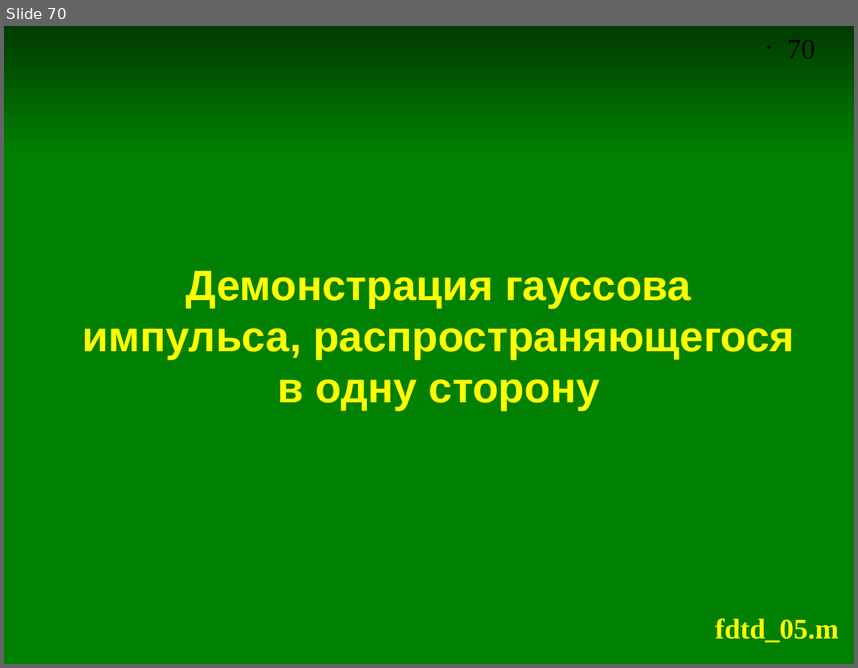
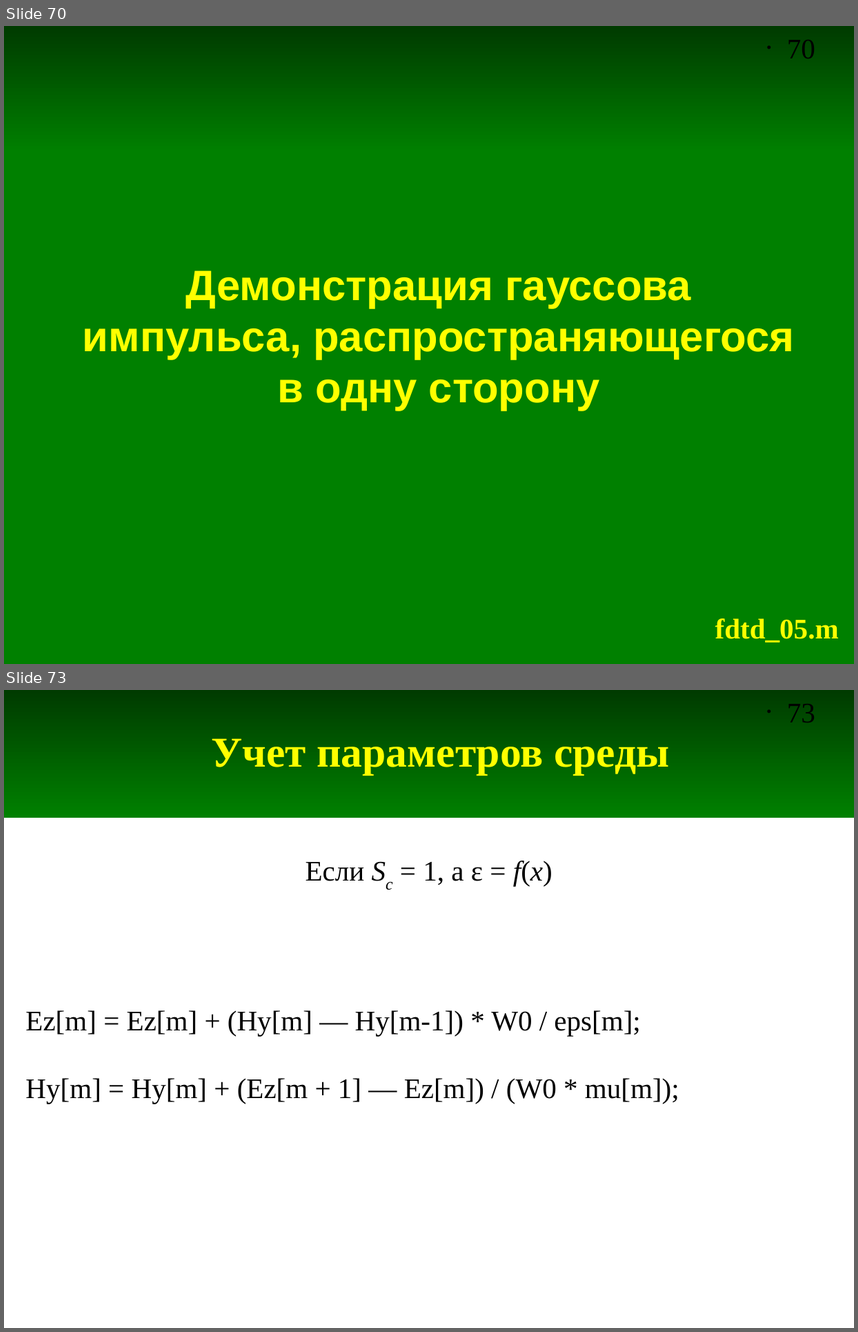
Before and after one commit to andris0147sv/modelling, a slide deck: presentations/2. FDTD.odp. Shown one above the other, each under a label of ours: slide 70 before the commit, slides 70 and 73 after it; the slides between them are not shown. The pictures are 858x668 and 858x1332 pixels, drawn with LibreOffice and Linux fonts; fonts in the diff are those of the drawing. Boxes give left, top, right and bottom in pixels: in the first picture for what was removed or moved away, otherwise in the second. Text is boxed around its words. In the diff, an @@ line names an element or a change of style, - is before the commit and + after.

Commit message:
Добавлены слайды про моделирование среды с потерями

```diff
--- a/presentations/2. FDTD.odp
+++ b/presentations/2. FDTD.odp
@@ slide 73 added at <box>4,690,854,1328</box>, background #FFFFFF; not listed: 2 template elements that a slide beside it also shows @@
@@ title added at <box>212,738,669,774</box>, 36 pt, text #FFFF00, bold @@
+Учет параметров среды
@@ text added at <box>306,860,553,886</box>, 24 pt, text #000000 @@
+Если Sc = 1, а ε = f(x)
@@ text added at <box>25,1010,680,1103</box>, 24 pt, text #000000 @@
+Ez[m] = Ez[m] + (Hy[m] — Hy[m-1]) * W0 / eps[m];
+Hy[m] = Hy[m] + (Ez[m + 1] — Ez[m]) / (W0 * mu[m]);
```
Also in this commit, not shown: 21 other slides added.
